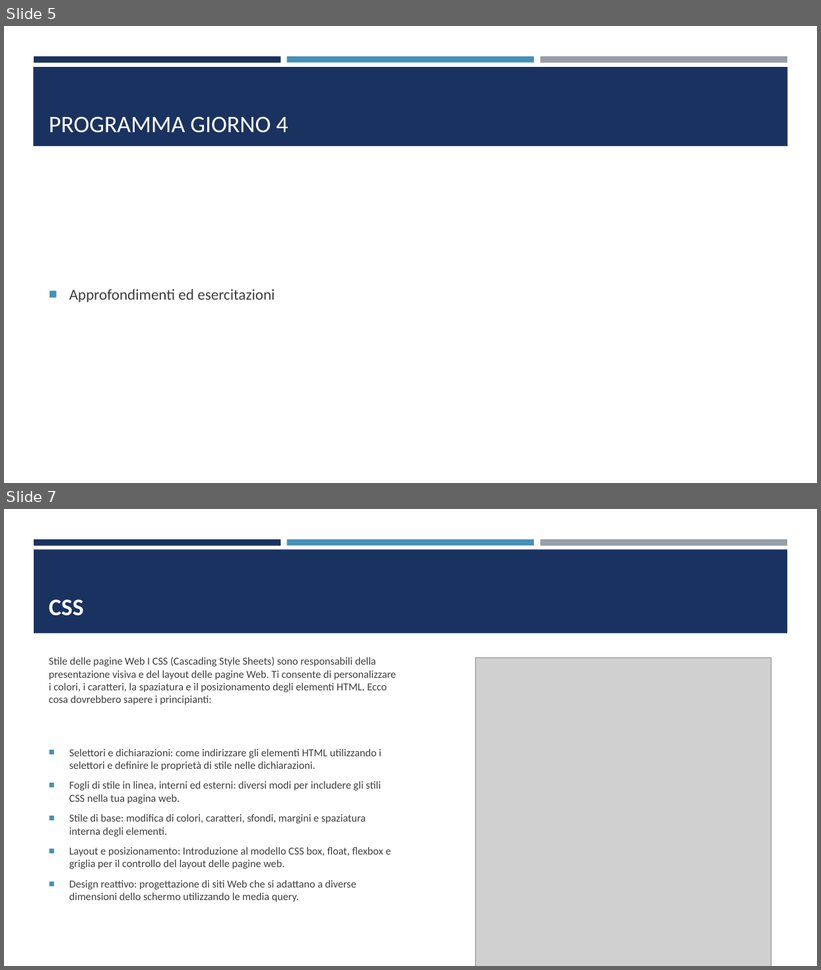
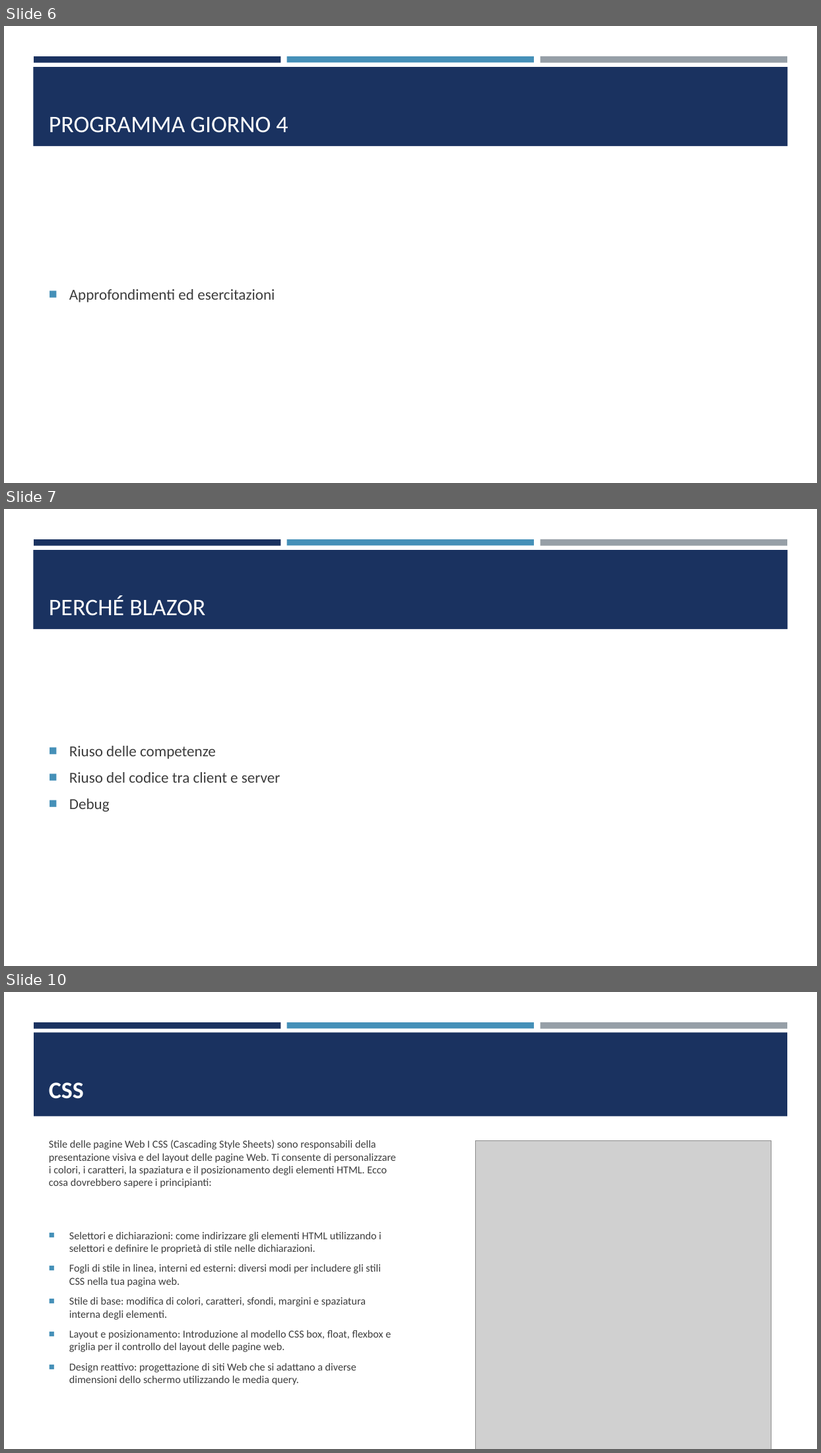
Before and after one commit to a-iafrate/forel_corso_blazor, a slide deck: slides/blazor_giorno_1.pptx. Shown one above the other, each under a label of ours: slides 5 and 7 before the commit, slides 6, 7 and 10 after it; the slides between them are not shown. The pictures are 821x970 and 821x1453 pixels, drawn with LibreOffice and Linux fonts; fonts in the diff are those of the drawing; grey boxes stand for pictures. Boxes give left, top, right and bottom in pixels: in the first picture for what was removed or moved away, otherwise in the second. Text is boxed around its words. In the diff, an @@ line names an element or a change of style, - is before the commit and + after.

Commit message:
Enhance Blazor app with new features and fixes
Added a `<NotFound>` section in `App.razor` for custom 404 handling. Introduced new parameters in `PersonCard.razor`. Updated `NavMenu.razor` with an additional navigation link. Enhanced `BindingPage.razor` with JS runtime injection, improved binding, and conditional UI elements. Added a new `PersonCard` instance in `ComponentsExample.razor`. Minor formatting change in `app.css`. Included a new script in `index.html`. Added `test.html` for testing purposes. Created `Details.razor` page with a welcome message. Added `functions.js` with a `test` function.

```diff
--- a/slides/blazor_giorno_1.pptx
+++ b/slides/blazor_giorno_1.pptx
@@ slide 7 added at (x1=4, y1=509, x2=817, y2=966), background #FFFFFF; not listed: 4 template elements that a slide beside it also shows @@
@@ title added at (x1=49, y1=595, x2=205, y2=616), 28 pt, text #FFFFFF @@
+PERCHÉ BLAZOR
@@ text added at (x1=69, y1=746, x2=280, y2=812), 18 pt, text #3D3D3D @@
+■ Riuso delle competenze
+■ Riuso del codice tra client e server
+■ Debug
@@ what was slide 5 is now slide 6 @@
@@ what was slide 7 is now slide 10 @@
```
Also in this commit, not shown: 3 other slides added, 10 other files.
